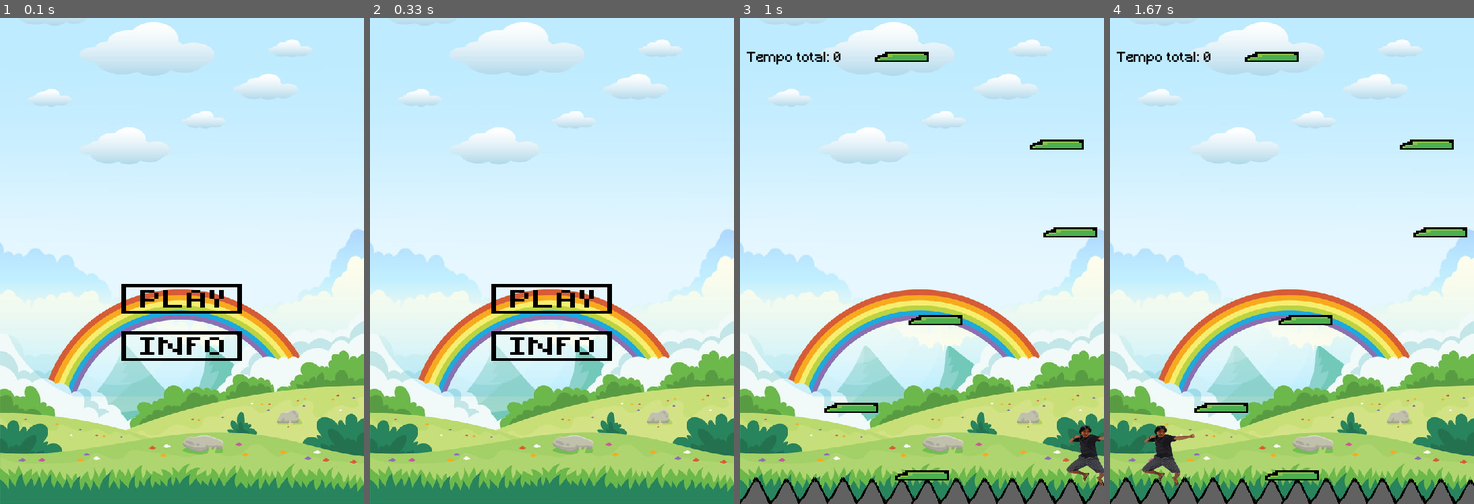
Above: before the commit, frames 1-4 (left to right).
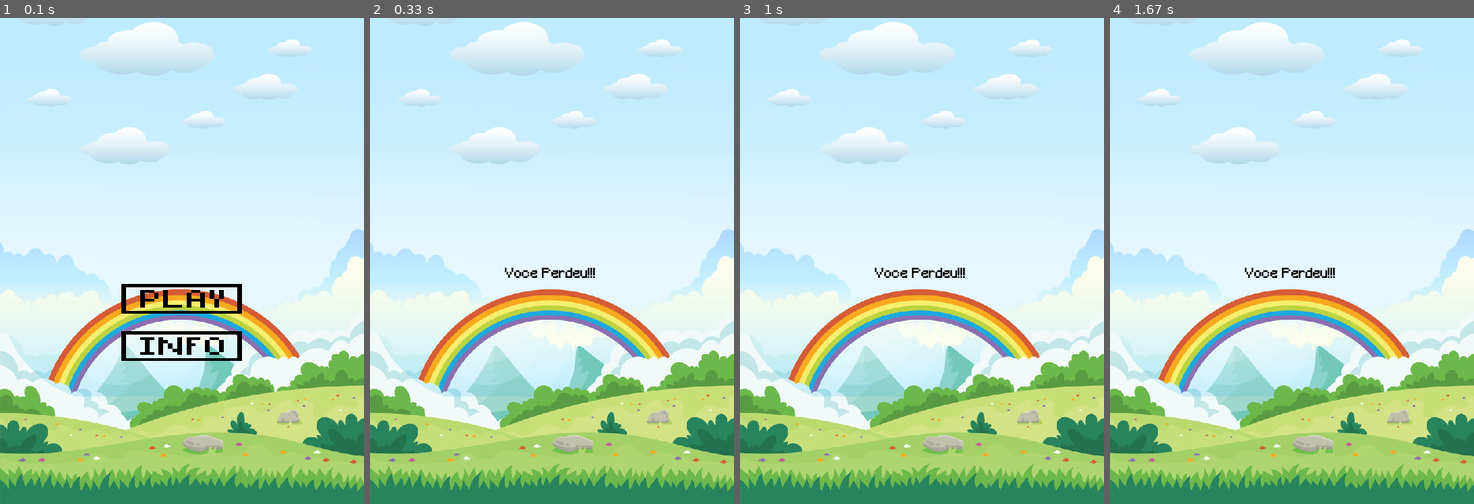
Above: after the commit, the same moments.

Repository: insper-classroom/devlife-23-1-projeto-pygame-henrique-junqueira-luca-feltrin
Game: pygame game, started from jogo.py
The game is run twice, just before and just after one commit, with the same random seed, the same clock (stepped at 60 frames per second) and the same inputs.
Inputs (mouse positions are in pixels of both pictures, inside the frame that each line leads up to):
- Up to frame 1 (0.1 s): no input
- Up to frame 2 (0.33 s): no input
- Up to frame 3 (1 s): click (922, 299) at 0.38 s; hold D from 0.67 s (still down)
- Up to frame 4 (1.67 s): release D at 1.13 s

Frame 1 is identical in both runs. In frame 2, 2.0% of the frame differs, in the area x 33-67%, y 51-71%; in frame 3, 6.0%; in frame 4, 6.0%, in the area x 0-100%, y 6-100%.

Commit message:
Outras telas

Diff:
--- a/classes.py
+++ b/classes.py
@@ -19,6 +19,7 @@
         instru = pygame.transform.scale(pygame.image.load('assets/instru.png'),(270,360))
         teclas = pygame.transform.scale(pygame.image.load('assets/teclas.png'),(270,173))
         chegada = pygame.image.load('assets/chegada.png')
+        trofeu = pygame.transform.scale(pygame.image.load('assets/trofeu.png'),(300,450))
 
         rect_espinho = pygame.Rect(0,680,540,40)
 
@@ -31,6 +32,7 @@
             'tela_gameover': False,
             'desce_tela': False,
             'tela_info': False,
+            'tela_ganhou': False,
             'desce_tela_num':0,
             'plataformas': [],
             'rect_plataformas':[],
@@ -60,7 +62,8 @@
             'instru':instru,
             'teclas':teclas,
             'chegada':chegada,
-            'fonte' : fonte_usa
+            'fonte' : fonte_usa,
+            'trofeu':trofeu
         }
 
 
@@ -81,6 +84,8 @@
         self.state['t0'] = t1
         self.state['tempo'] = tempo/1000
 
+        rect_chegada = pygame.Rect(0,self.state['chegada'],540,50)
+
         mouse_pos = pygame.mouse.get_pos()
         if self.personagem.alt != 1000:
             self.state['contador']+=1
@@ -103,18 +108,16 @@
             if event.type == pygame.MOUSEBUTTONDOWN:
                 if self.assets['rect_play'].collidepoint(mouse_pos):
                     self.state['tela_inicio'] = False
-                    self.state['tela_info'] = False
                     self.state['tela_jogo'] = True
 
                 if self.assets['rect_info'].collidepoint(mouse_pos):
                     self.state['tela_inicio'] = False
-                    self.state['tela_jogo'] = False
                     self.state['tela_info'] = True
 
                 if self.assets['rect_seta'].collidepoint(mouse_pos):
                     self.state['tela_inicio'] = True
-                    self.state['tela_jogo'] = False
                     self.state['tela_info'] = False
+
 
             if event.type == pygame.QUIT:
                 return False
@@ -142,7 +145,14 @@
 
         self.personagem.update()
 
-        rect_chegada = pygame.Rect(0,self.state['chegada'],540,50)
+        if rect_chegada.colliderect(self.personagem.rect):
+            self.state['tela_ganhou'] = True
+            self.state['tela_jogo'] = False
+
+        if self.state['espinho'].colliderect(self.personagem.rect):
+            self.personagem.rect.bottom = self.state['espinho'].y +20
+            self.state['tela_gameover'] = True
+            self.state['tela_jogo'] = False
 
         test = False
         for plataforma in self.state['plataformas']:
@@ -157,10 +167,6 @@
         if (not test):
             self.state['colidiu'] = False
 
-        # if rect_chegada.colliderect(self.personagem.rect):
-
-        if self.state['espinho'].colliderect(self.personagem.rect):
-            self.personagem.rect.bottom = self.state['espinho'].y +20
 
         print(self.state['segundos'])
 
@@ -198,9 +204,22 @@
             chegada.desenha_chegada()
             self.window.blit(img,(10,50))
 
-
-
             self.personagem.desenha()
+            pygame.display.update()
+
+        if self.state['tela_ganhou']:
+            self.window.blit(self.assets['imagem_fundo'],(0,0))
+            self.window.blit(self.assets['trofeu'],(120,140))
+            txt_ganhou = self.assets['fonte'].render('Voce Ganhou!!!',True,(0,0,0))
+            self.window.blit(txt_ganhou,(200,640))
+
+            pygame.display.update()
+
+        if self.state['tela_gameover']:
+            self.window.blit(self.assets['imagem_fundo'],(0,0))
+            txt_perdeu = self.assets['fonte'].render('Voce Perdeu!!!',True,(0,0,0))
+            self.window.blit(txt_perdeu,(200,370))
+
             pygame.display.update()
 
     def game_loop(self):
Binary file added: assets/trofeu.png
